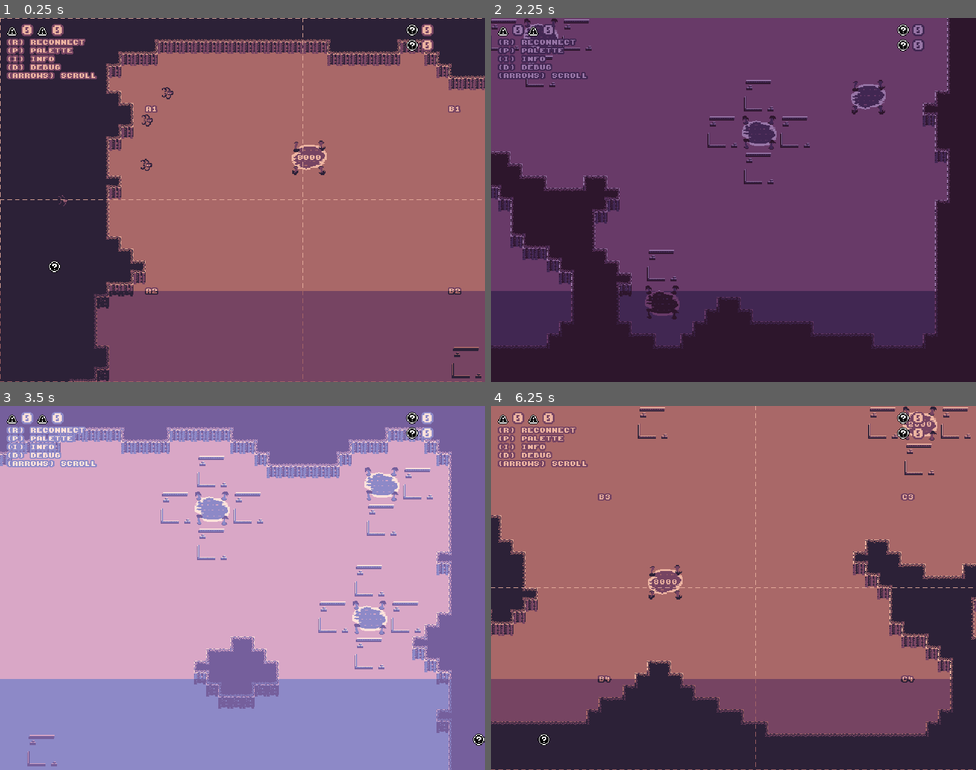
Above: before the commit, frames 1-4 (two rows, left to right).
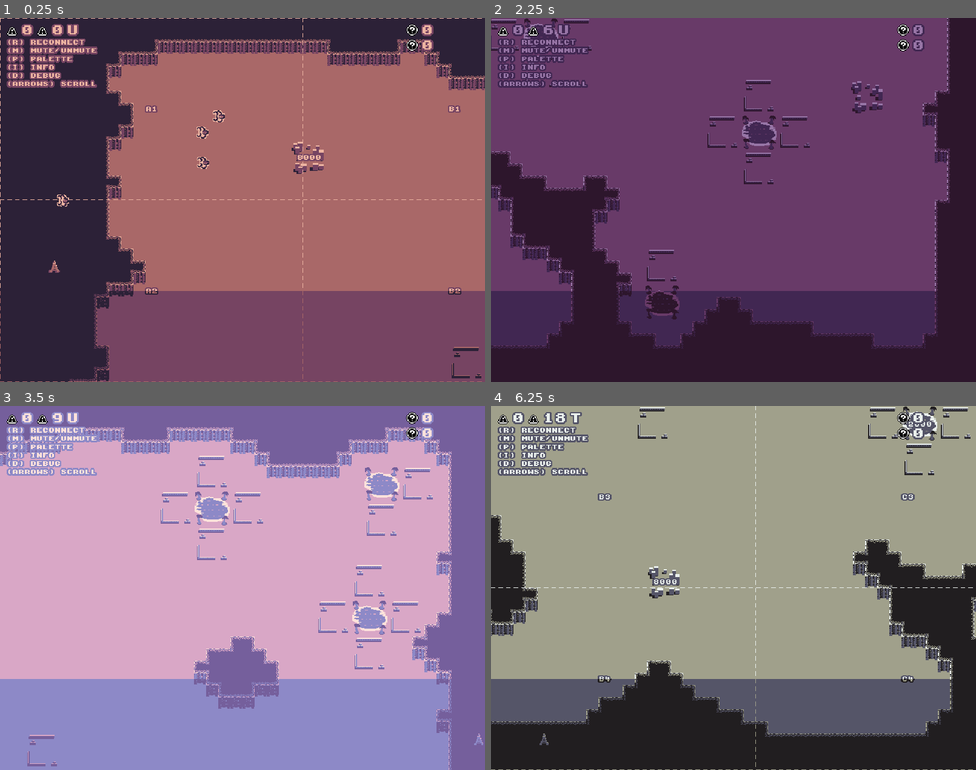
Above: after the commit, the same moments.

Repository: nikolawhallon/data-wars
Game: Godot game, scene res://scenes/game.tscn
Two runs of this game, one before a commit and one after it. Both use one fixed random seed, a clock stepped at 60 frames per second and the inputs below.
Inputs (mouse positions are in pixels of both pictures, inside the frame that each line leads up to):
- Up to frame 1 (0.25 s): no input
- Up to frame 2 (2.25 s): move the mouse to (840, 181) at 0.52 s; hold Right (move_right) 0.53-1.28 s; tap P (palette) at 0.6, 1.55 s; click (840, 181) at 0.67 s; tap T (test) at 0.8, 1.35 s; move the mouse to (636, 218) at 1.27 s; hold Down (move_down) 1.28-2.03 s; move the mouse to (782, 119) at 2.02 s; hold Right (move_right) from 2.03 s (still down); tap I (info) at 2.1 s
- Up to frame 3 (3.5 s): tap T (test) at 2.3 s; tap Enter at 2.75 s; move the mouse to (218, 660) at 2.77 s; release Right (move_right) at 2.78 s; hold Up (move_up) from 2.78 s (still down); tap P (palette) at 2.85 s; click (218, 660) at 2.92 s
- Up to frame 4 (6.25 s): move the mouse to (879, 642) at 3.52 s; release Up (move_up) at 3.53 s; hold Left (move_left) 3.53-5.03 s; tap T (test) at 3.6, 5.1 s; tap M (mute, bound only after the commit) at 4.15 s; move the mouse to (588, 533) at 4.27 s; tap P (palette) at 4.35, 6.05 s; move the mouse to (757, 588) at 5.02 s; hold Down (move_down) 5.03-5.78 s; click (757, 588) at 5.17 s; move the mouse to (660, 497) at 5.77 s; hold Right (move_right) from 5.78 s (still down); tap I (info) at 5.85 s

The runs differ from the first frame. In frame 1, 1.7% of the frame differs, in the area x 1-68%, y 1-70%; in frame 2, 1.4%; in frame 3, 1.0%; in frame 4, 78%, in the area x 0-100%, y 0-100%.

Commit message:
microphone mute and unmute logic, not ported to web yet, auto targetting

Diff:
--- a/project.godot
+++ b/project.godot
@@ -75,6 +75,11 @@
 "events": [Object(InputEventKey,"resource_local_to_scene":false,"resource_name":"","device":-1,"window_id":0,"alt_press …(192 unchanged characters)…
 ]
 }
+mute={
+"deadzone": 0.2,
+"events": [Object(InputEventKey,"resource_local_to_scene":false,"resource_name":"","device":-1,"window_id":0,"alt_pressed":false,"shift_pressed":false,"ctrl_pressed":false,"meta_pressed":false,"pressed":false,"keycode":0,"physical_keycode":77,"key_label":0,"unicode":109,"location":0,"echo":false,"script":null)
+]
+}
 
 [physics]
 
--- a/scenes/agent/deepgram.gd
+++ b/scenes/agent/deepgram.gd
@@ -9,6 +9,8 @@
 
 # we will buffer audio from the mic and send it out to Deepgram in reasonably sized chunks
 var audio_buffer: PackedFloat32Array
+
+var muted = false
 
 # the WebSocketClient which allows us to connect to Deepgram
 var client = WebSocketPeer.new()
@@ -159,7 +161,7 @@
 			"think": {
 				"provider": {
 					"type": "open_ai",
-					"model": "gpt-4.1-nano"
+					"model": "gpt-4o-mini"
 				},
 				"prompt": prompt,
 				"functions": [
@@ -202,60 +204,47 @@
 					}
 				},
 				{
-					"name": "set_target",
-					"description": "Set the target for a unit, either by position, map cell, or another entity id.",
+					"name": "set_target_to_object",
+					"description": "Set a unit's target to another object by id. Prefer this set target function always.",
 					"parameters": {
 						"type": "object",
 						"properties": {
 							"unit_id": {
-							"type": "integer",
+								"type": "integer",
 								"description": "The id of the unit to command."
 							},
-							"target": {
-								"description": "The target specification.",
-								"oneOf": [
-								{
-									"type": "object",
-									"description": "Target a specific position.",
-									"properties": {
-										"x": { "type": "number", "description": "X coordinate." },
-										"y": { "type": "number", "description": "Y coordinate." }
-									},
-									"required": ["x", "y"]
-								},
-								{
-									"type": "object",
-									"description": "Target a board cell like A1, B2, etc.",
-									"properties": {
-										"cell": { "type": "string", "description": "Cell id like A1, B2, etc." }
-									},
-									"required": ["cell"]
-								},
-								{
-									"type": "object",
-									"description": "Target another entity by id.",
-									"properties": {
-										"target_id": {
-											"type": "integer",
-											"description": "The id of the object to target."
-										}
-									},
-									"required": ["target_id"]
-								}
-								]
+							"target_id": {
+								"type": "integer",
+								"description": "The id of the object to target."
 							}
 						},
-						"required": ["unit_id", "target"]
+						"required": ["unit_id", "target_id"]
+					}
+				},
+				{
+					"name": "set_target_to_cell",
+					"description": "Set a unit's target to a map cell like A1 or B2. Only call this function if a cell was specified and no target object was specified.",
+					"parameters": {
+						"type": "object",
+						"properties": {
+							"unit_id": {
+								"type": "integer",
+								"description": "The id of the unit to command."
+							},
+							"cell": {
+								"type": "string",
+								"description": "Cell id like A1, B2, etc."
+							}
+						},
+						"required": ["unit_id", "cell"]
 					}
 				}
 				]
 			},
 			"speak": {
 				"provider": {
-					"type": "cartesia",
-					"model_id": "sonic-2",
-					"version": "2025-03-17",
-					"voice": { "mode": "id", "id": "694f9389-aac1-45b6-b726-9d9369183238" }
+					"type": "deepgram",
+					"model": "aura-asteria-en"
 				}
 			}
 		}
@@ -291,6 +280,10 @@
 func _on_microphone_audio_captured(mono_data) -> void:
 	if !ws_connected:
 		return
+
+	if muted:
+		for i in mono_data.size():
+			mono_data[i] = 0.0
 
 	audio_buffer.append_array(mono_data)
 	# TODO: consider using `set_encode_buffer_max_size(value)` to increase the packet size
--- a/scenes/extractor.gd
+++ b/scenes/extractor.gd
@@ -9,6 +9,16 @@
 
 func _physics_process(delta: float) -> void:
 	var target_position = null
+
+	if target == null:
+		for mine in get_tree().get_nodes_in_group("Mine"):
+			var distance = global_position.distance_to(mine.global_position)
+			if distance < 256:
+				target = mine
+			if distance < 16:
+				target = null
+				break
+
 	if target is Node:
 		target_position = target.global_position
 	elif typeof(target) == TYPE_VECTOR2:
--- a/scenes/game.gd
+++ b/scenes/game.gd
@@ -8,12 +8,6 @@
 # * cell (optional), e.g. A1, C6, etc
 
 # Tuesday:
-# minerals + mining
-# initial extractors
-# function calls
-# * build buildings
-# * build units
-# * move units
 # phone input?
 
 # Wednesday:
@@ -109,8 +103,12 @@
 	var y = clamp($Camera2D.global_position.y, float($Camera2D.limit_top)+half_h, float($Camera2D.limit_bottom)-half_h)
 	$Camera2D.global_position = Vector2(x, y)
 
-	if Input.is_action_just_pressed("test"):
-		pass
+	if Input.is_action_just_pressed("mute"):
+		$Deepgram.muted = !$Deepgram.muted
+		if $Deepgram.muted:
+			$UICanvas/MarginContainer/VBoxContainer/HBoxContainer/Label.text = "T"
+		else:
+			$UICanvas/MarginContainer/VBoxContainer/HBoxContainer/Label.text = "U"
 
 	if Input.is_action_just_pressed("debug"):
 		for debug in get_tree().get_nodes_in_group("Debug"):
@@ -357,21 +355,21 @@
 
 	return building.spawn_unit(unit_type)
 
-func set_target(unit_id, target):
-	var unit = instance_from_id(unit_id)
+func set_target(arguments):
+	var unit = instance_from_id(arguments["unit_id"])
 	if unit == null:
 		return "No unit with unit_id"
 	if not unit.is_in_group("Unit"):
 		return "No unit with unit_id"
 
-	if target.has("x") and target.has("y"):
-		unit.target = Vector2(target["x"], target["y"])
-	elif target.has("cell"):
-		if not $CellLabels.cell_label_to_pos(target["cell"]):
+	if arguments.has("x") and arguments.has("y"):
+		unit.target = Vector2(arguments["x"], arguments["y"])
+	elif arguments.has("cell"):
+		if not $CellLabels.cell_label_to_pos(arguments["cell"]):
 			return "Invalid cell"
-		unit.target = $CellLabels.cell_label_to_pos(target["cell"])
-	elif target.has("target_id"):
-		var object = instance_from_id(target["target_id"])
+		unit.target = $CellLabels.cell_label_to_pos(arguments["cell"])
+	elif arguments.has("target_id"):
+		var object = instance_from_id(arguments["target_id"])
 		if object == null:
 			return "No object with target_id"
 		unit.target = object
@@ -381,7 +379,15 @@
 	return "Successfully set the target of the unit"
 
 func _on_deepgram_message_received(message) -> void:
-	var data = JSON.parse_string(message)
+	var json := JSON.new()
+	var err := json.parse(message)
+
+	if err != OK:
+		print("JSON parse failed:", message)
+		print("Error:", json.get_error_message(), "at line", json.get_error_line())
+		return
+
+	var data = json.data
 
 	if not (data is Dictionary):
 		return
@@ -404,9 +410,13 @@
 				var arguments = JSON.parse_string(function["arguments"])
 				var result = build_unit(arguments["building_id"], arguments["unit_type"])
 				$Deepgram.send_function_call_response(function["name"], result, function["id"])
-			elif function["name"] == "set_target":
+			elif function["name"] == "set_target_to_cell":
 				var arguments = JSON.parse_string(function["arguments"])
-				var result = set_target(arguments["unit_id"], arguments["target"])
+				var result = set_target(arguments)
+				$Deepgram.send_function_call_response(function["name"], result, function["id"])
+			elif function["name"] == "set_target_to_object":
+				var arguments = JSON.parse_string(function["arguments"])
+				var result = set_target(arguments)
 				$Deepgram.send_function_call_response(function["name"], result, function["id"])
 	elif data["type"] == "AgentStartedSpeaking":
 		$UICanvas/MarginContainer2/VBoxContainer/Latencies.text = "LAG: " + "%6.2f" % data["total_latency"]
@@ -428,7 +438,7 @@
 		var world_state = get_world_state()
 		print("Prompt characters: ", $Deepgram.prompt.length())
 		print("World State characters: ", JSON.stringify(world_state).length())
-		#$Deepgram.replace_prompt(JSON.stringify(world_state))
+		$Deepgram.replace_prompt(JSON.stringify(world_state))
 		_clear_tts_audio()
 
 func _clear_tts_audio() -> void:
--- a/scenes/game.tscn
+++ b/scenes/game.tscn
@@ -82,9 +82,15 @@
 text = "0"
 label_settings = ExtResource("6_dinhu")
 
+[node name="Label" type="Label" parent="UICanvas/MarginContainer/VBoxContainer/HBoxContainer" unique_id=1116992025]
+layout_mode = 2
+text = "U"
+label_settings = ExtResource("6_dinhu")
+
 [node name="Label" type="Label" parent="UICanvas/MarginContainer/VBoxContainer" unique_id=8868885]
 layout_mode = 2
 text = "(R) RECONNECT
+(M) MUTE/UNMUTE
 (P) PALETTE
 (I) INFO
 (D) DEBUG
--- a/scenes/palette_swap.gd
+++ b/scenes/palette_swap.gd
@@ -3,6 +3,7 @@
 
 var palette_index = 0
 var palettes = [
+	# https://lospec.com/palette-list/rustic-gb
 	[
 		Color("#2c2137"),
 		Color("#764462"),
@@ -36,6 +37,20 @@
 		Color("#9b6859"),
 		Color("#bebc6a"),
 		Color("#edf8c8")
+	],
+	# https://lospec.com/palette-list/2bit-demichrome
+	[
+		Color("#211e20"),
+		Color("#555568"),
+		Color("#a0a08b"),
+		Color("#e9efec")
+	],
+	# https://lospec.com/palette-list/red-poster
+	[
+		Color("#000000"),
+		Color("#a1281c"),
+		Color("#92938d"),
+		Color("#e8d6c0")
 	]
 ]
 
--- a/scenes/spam_bot.gd
+++ b/scenes/spam_bot.gd
@@ -8,6 +8,16 @@
 
 func _physics_process(delta: float) -> void:
 	var target_position = null
+
+	if target == null:
+		for transmission_tower in get_tree().get_nodes_in_group("TransmissionTower"):
+			var distance = global_position.distance_to(transmission_tower.global_position)
+			if distance < 256:
+				target = transmission_tower
+			if distance < 16:
+				target = null
+				break
+
 	if target is Node:
 		target_position = target.global_position
 	elif typeof(target) == TYPE_VECTOR2:
Binary file changed: assets/extractor.png
Binary file changed: assets/mine.png
Binary file changed: assets/skunk_drone.png
Binary file changed: assets/transmission_tower.png
